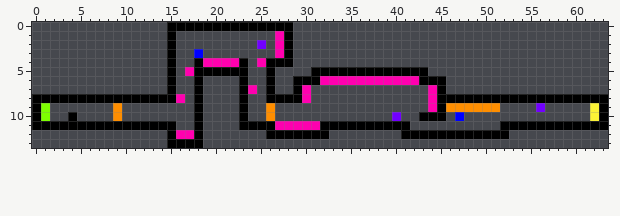
One commit to this pixel-art file: Resources/Level_0.aseprite. The picture above is the old version.
64x14 pixels, 1 frame.
New version:
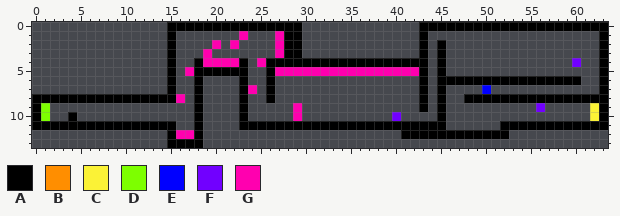
Palette (. is transparent): A #000000  B #ff8e00  C #fbf236  D #7dff00  E #0000ff  F #7100ff  G #ff00af
Commit: Iterated Through first Level -> Changed it drastically Changed Movement Speed
Change:
{"y":0,"x":29,"old":".","new":"A"}
{"y":0,"x":43,"old":".....................","new":"AAAAAAAAAAAAAAAAAAAAA"}
{"y":1,"x":23,"old":".","new":"G"}
{"y":1,"x":29,"old":".","new":"A"}
{"y":1,"x":43,"old":".","new":"A"}
{"y":1,"x":63,"old":".","new":"A"}
{"y":2,"x":20,"old":".","new":"G"}
{"y":2,"x":22,"old":".","new":"G"}
{"y":2,"x":25,"old":"F","new":"."}
{"y":2,"x":29,"old":".","new":"A"}
{"y":2,"x":43,"old":".","new":"A"}
{"y":2,"x":45,"old":".","new":"A"}
{"y":2,"x":63,"old":".","new":"A"}
{"y":3,"x":18,"old":"E.","new":".G"}
{"y":3,"x":29,"old":".","new":"A"}
{"y":3,"x":43,"old":".","new":"A"}
{"y":3,"x":45,"old":".","new":"A"}
{"y":3,"x":63,"old":".","new":"A"}
{"y":4,"x":29,"old":"...............","new":"AAAAAAAAAAAAAAA"}
{"y":4,"x":45,"old":".","new":"A"}
{"y":4,"x":60,"old":".","new":"F"}
{"y":4,"x":63,"old":".","new":"A"}
{"y":5,"x":27,"old":"....AAAAAAAAAAAA","new":"GGGGGGGGGGGGGGGG"}
{"y":5,"x":45,"old":".","new":"A"}
{"y":5,"x":63,"old":".","new":"A"}
{"y":6,"x":29,"old":"AAAGGGGGGGGGGG","new":".............."}
{"y":6,"x":44,"old":"A","new":"."}
{"y":6,"x":46,"old":"...............","new":"AAAAAAAAAAAAAAA"}
{"y":6,"x":63,"old":".","new":"A"}
{"y":7,"x":29,"old":"AG","new":".."}
{"y":7,"x":43,"old":".G","new":"A."}
{"y":7,"x":50,"old":".","new":"E"}
{"y":7,"x":63,"old":".","new":"A"}
{"y":8,"x":27,"old":"AAAG","new":"...."}
{"y":8,"x":43,"old":".G","new":"A."}
{"y":8,"x":46,"old":"AA","new":".."}
{"y":9,"x":9,"old":"B","new":"."}
{"y":9,"x":26,"old":"B","new":"."}
{"y":9,"x":29,"old":".","new":"G"}
{"y":9,"x":43,"old":".G","new":"A."}
{"y":9,"x":46,"old":"BBBBBB","new":"......"}
{"y":10,"x":9,"old":"B","new":"."}
{"y":10,"x":26,"old":"B","new":"."}
{"y":10,"x":29,"old":".","new":"G"}
{"y":10,"x":43,"old":"AA","new":".."}
{"y":10,"x":47,"old":"E","new":"."}
{"y":11,"x":27,"old":"GGGGG","new":"AAAAA"}
{"y":11,"x":42,"old":"....","new":"AAAA"}
{"y":12,"x":26,"old":"AAAAAAA","new":"......."}
